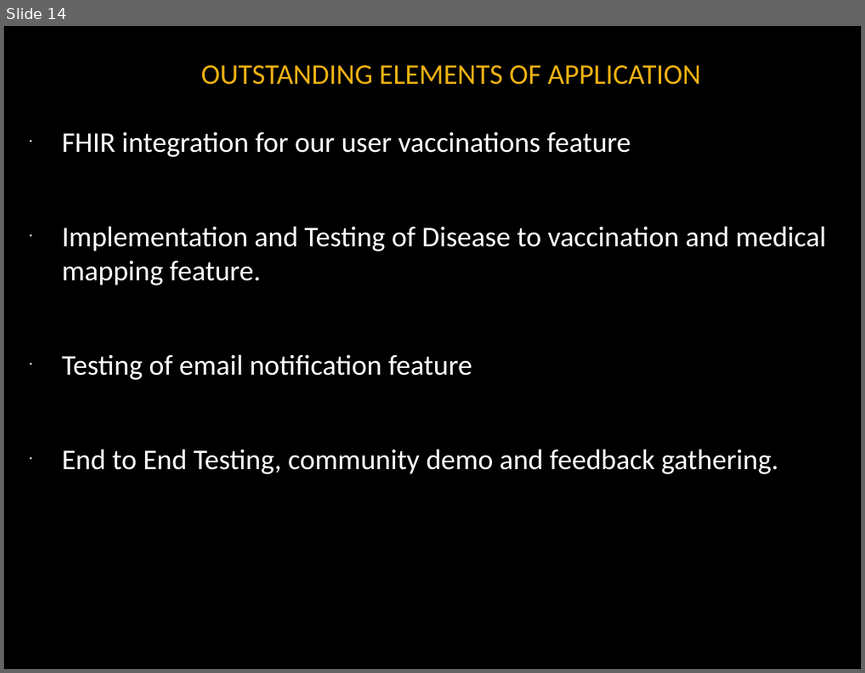
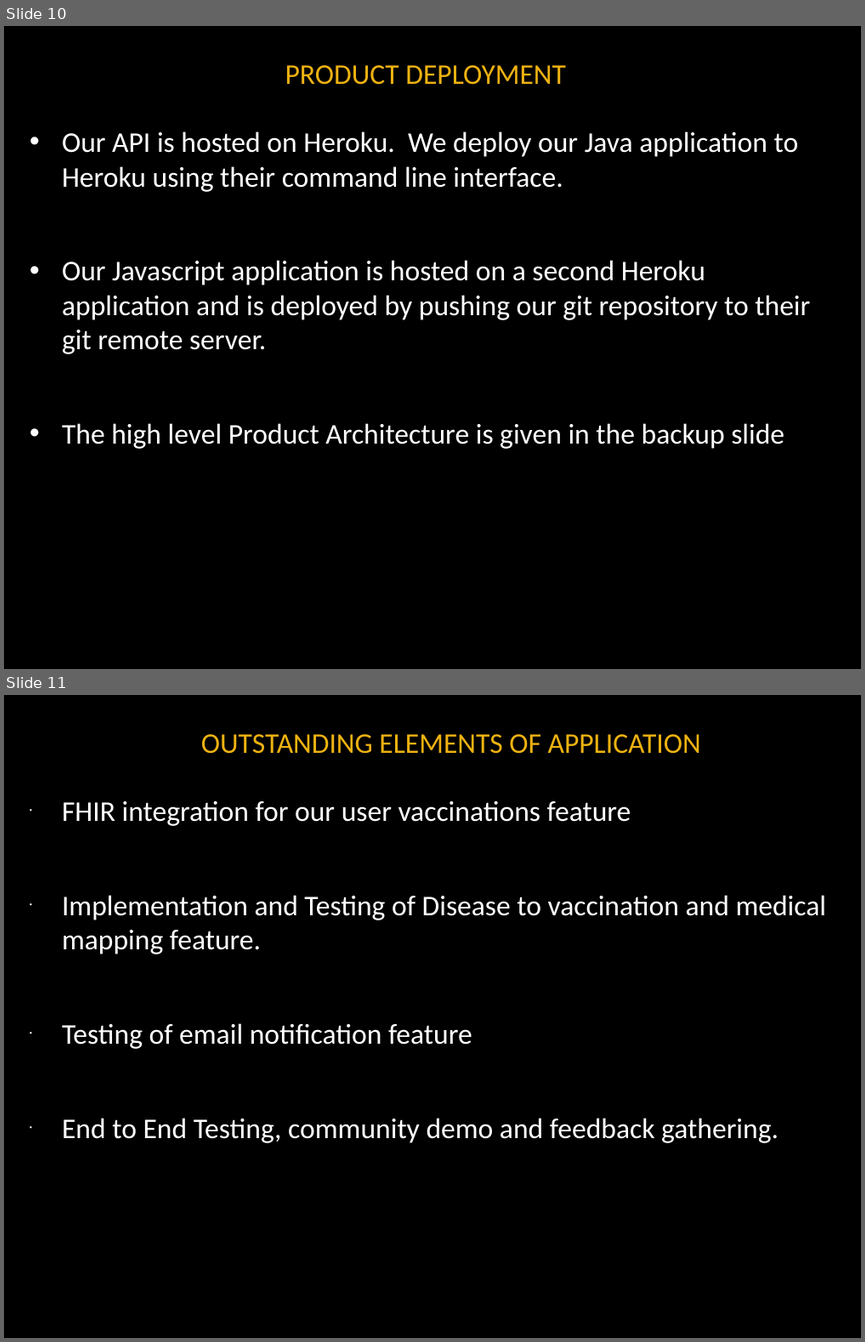
Before and after one commit to noanadler/RockStars, a slide deck: Deliverable3/Presentation/Rock_Stars_Presentation.pptx. Shown one above the other, each under a label of ours: slide 14 before the commit, slides 10 and 11 after it. The pictures are 865x673 and 865x1342 pixels, drawn with LibreOffice and Linux fonts; fonts in the diff are those of the drawing; background and template pictures are left out. Boxes give left, top, right and bottom in pixels: in the first picture for what was removed or moved away, otherwise in the second. Text is boxed around its words. In the diff, an @@ line names an element or a change of style, - is before the commit and + after.

```diff
--- a/Deliverable3/Presentation/Rock_Stars_Presentation.pptx
+++ b/Deliverable3/Presentation/Rock_Stars_Presentation.pptx
@@ slide 10 added at (4, 26, 861, 669), background #000000 @@
@@ title added at (285, 65, 566, 85), 24 pt, text #EEB211 @@
+PRODUCT DEPLOYMENT
@@ text added at (62, 131, 810, 448), 24 pt, text #FFFFFF @@
+• Our API is hosted on Heroku. We deploy our Java application to Heroku using their command line interface.
+• Our Javascript application is hosted on a second Heroku application and is deployed by pushing our git repository to their git remote server.
+• The high level Product Architecture is given in the backup slide
@@ what was slide 14 is now slide 11 @@
```
Also in this commit, not shown: 8 slides changed, 4 slides removed.
